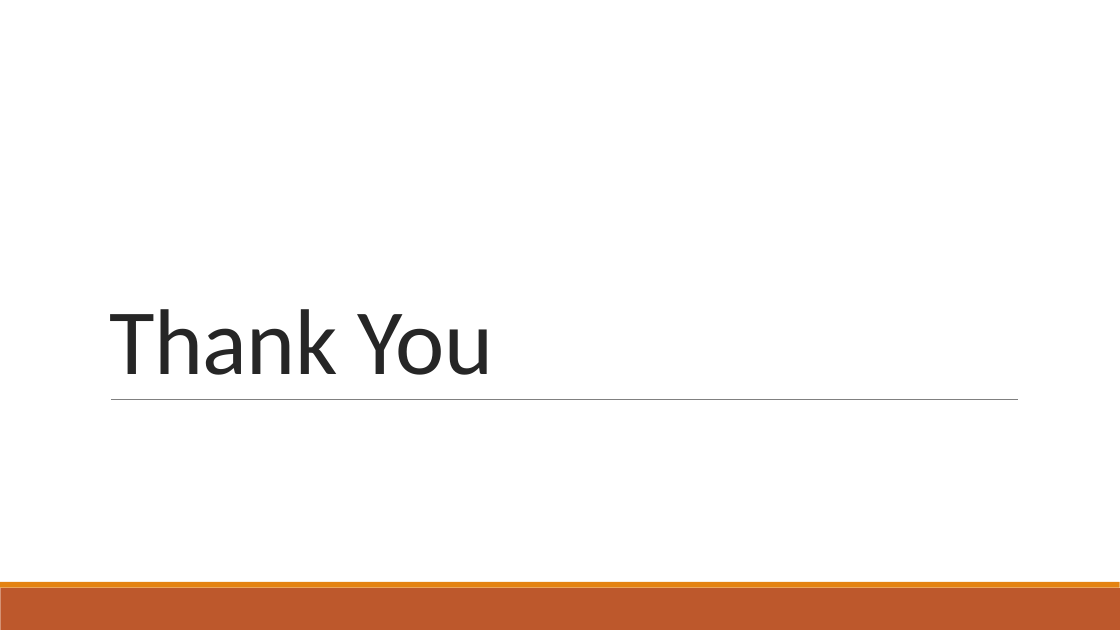
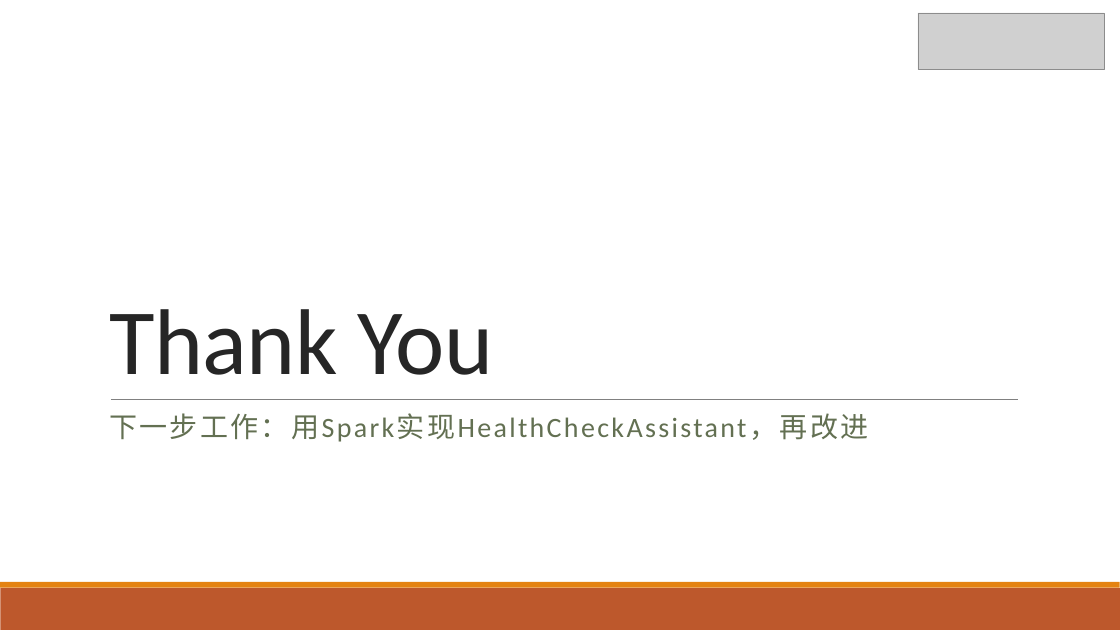
Before and after one commit to yaohan/GoToSchool, a slide deck: slide 9 of IBM-spark/IT Analytics-姚晗-5.8.pptx. Drawn at 1120x630 pixels with LibreOffice and Linux fonts; fonts in the diff are those of the drawing; grey boxes stand for pictures. Boxes give left, top, right and bottom in pixels: in the first picture for what was removed or moved away, otherwise in the second. Text is boxed around its words. In the diff, an @@ line names an element or a change of style, - is before the commit and + after.

Commit message:
ppt

```diff
--- a/IBM-spark/IT Analytics-姚晗-5.8.pptx
+++ b/IBM-spark/IT Analytics-姚晗-5.8.pptx
@@ picture added at (918, 13, 1105, 70) @@
@@ text added at (109, 413, 868, 442), 24 pt, text #637052 @@
+下一步工作：用Spark实现HealthCheckAssistant，再改进
```
Also in this commit, not shown: 8 other slides changed.
